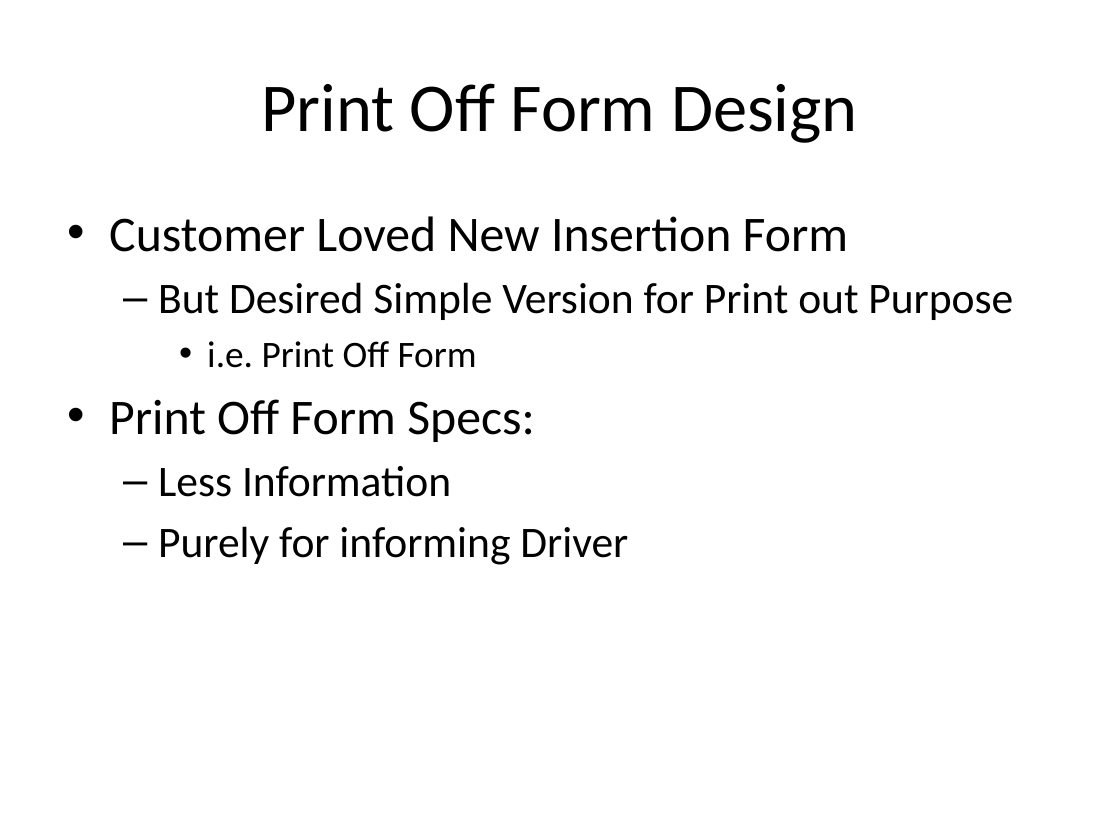
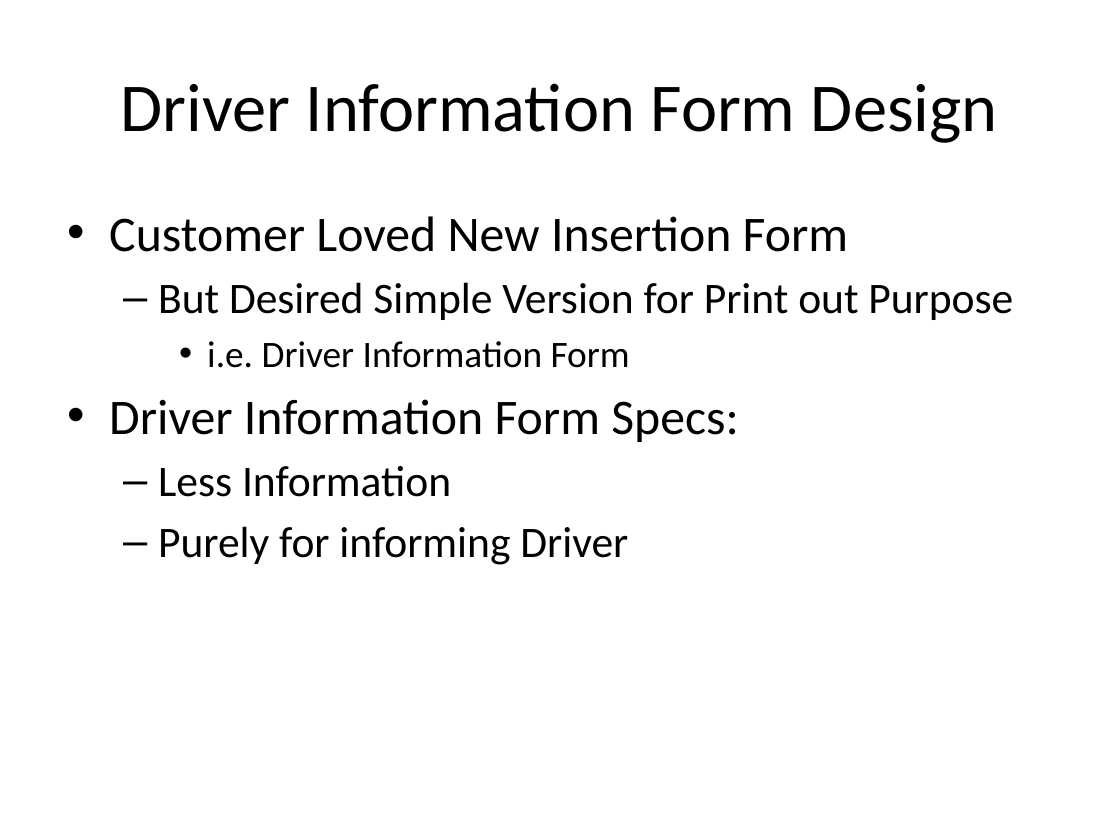
Before and after one commit to telepresencebot2/Transportation-For-Visually-Impaired, a slide deck: slide 9 of Cycle1DOC/CycleOnePresentation.pptx. Drawn at 1120x840 pixels with LibreOffice and Linux fonts; fonts in the diff are those of the drawing; background and template pictures are left out. Boxes give left, top, right and bottom in pixels: in the first picture for what was removed or moved away, otherwise in the second. Text is boxed around its words. In the diff, an @@ line names an element or a change of style, - is before the commit and + after.

```diff
--- a/Cycle1DOC/CycleOnePresentation.pptx
+++ b/Cycle1DOC/CycleOnePresentation.pptx
@@ title at [121, 83, 998, 143]: text changed @@
-Print Off Form Design
+Driver Information Form Design
@@ text at [109, 341, 738, 442]: text changed @@
-    • i.e. Print Off Form
-• Print Off Form Specs:
+    • i.e. Driver Information Form
+• Driver Information Form Specs:
```
Also in this commit, not shown: 6 other slides changed, 3 other files.
